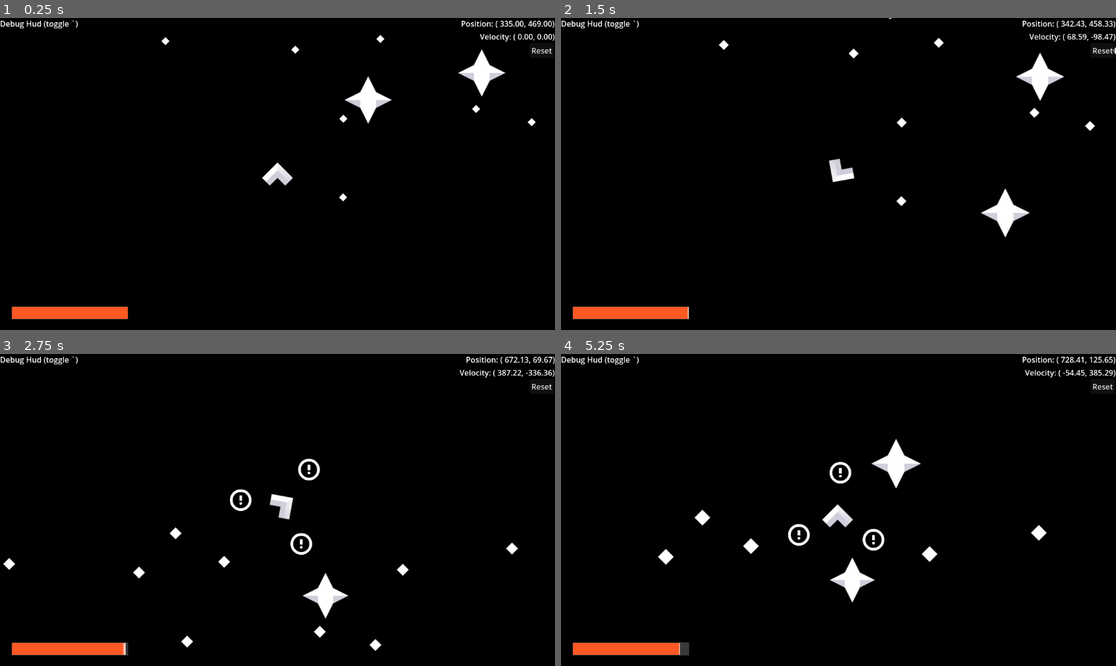
Above: before the commit, frames 1-4 (two rows, left to right).
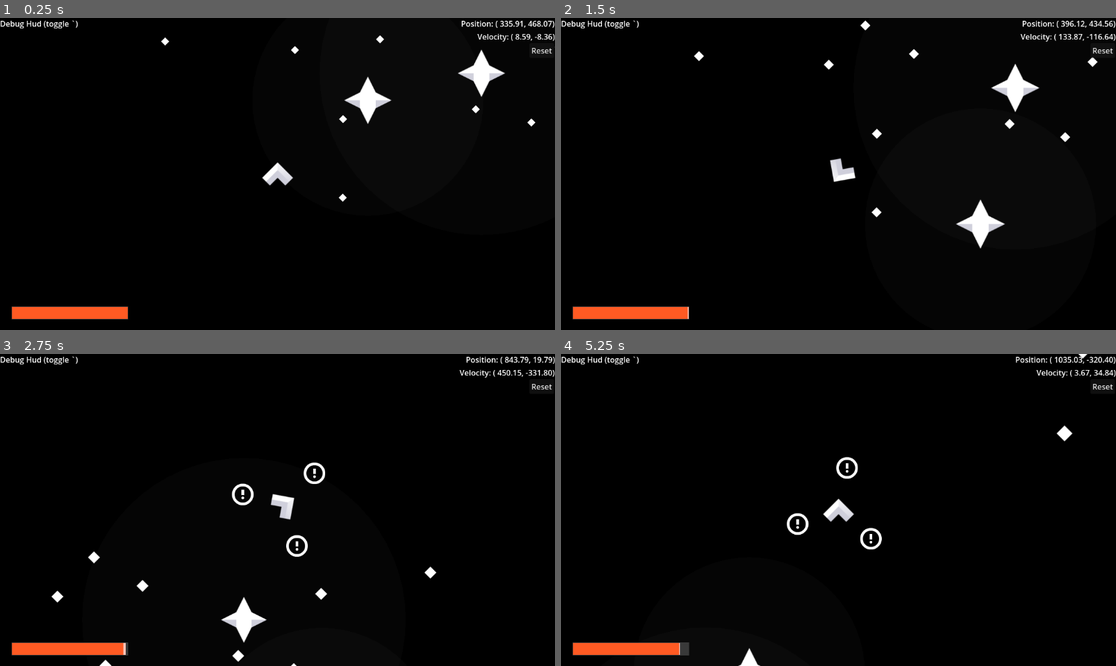
Above: after the commit, the same moments.

Repository: SpaceDemonMars/Spaceship-Slinger
Game: Godot game, scene res://Scenes/dev_testing.tscn
The game is run twice, just before and just after one commit, with the same random seed, the same clock (stepped at 60 frames per second) and the same inputs.
Inputs:
- Up to frame 1 (0.25 s): no input
- Up to frame 2 (1.5 s): hold Right (Right) 0.53-1.28 s; hold Down (ThrustBackwards) from 1.28 s (still down)
- Up to frame 3 (2.75 s): release Down (ThrustBackwards) at 2.03 s; hold Right (Right) from 2.03 s (still down)
- Up to frame 4 (5.25 s): release Right (Right) at 2.78 s; hold Down (ThrustBackwards) 2.78-3.53 s; hold Left (Left) 3.53-5.03 s; hold Down (ThrustBackwards) from 5.03 s (still down)

The runs differ from the first frame. In frame 1, 0.4% of the frame differs, in the area x 29-100%, y 0-60%; in frame 2, 2.8%; in frame 3, 2.4%; in frame 4, 2.9%, in the area x 17-100%, y 0-100%.

Commit message:
Gravity Visual

Diff:
--- /dev/null
+++ b/starship-slinger/Objects/gravity_visual.gd
@@ -0,0 +1,11 @@
+extends Area2D
+
+var obj
+var col
+
+func _ready() -> void:
+	obj = get_parent()
+	col = Color(Color.WHITE, .02)
+
+func _draw() -> void:
+	draw_circle(Vector2.ZERO, 48, col)
--- a/starship-slinger/Objects/obj_gravity.tscn
+++ b/starship-slinger/Objects/obj_gravity.tscn
@@ -1,18 +1,25 @@
-[gd_scene load_steps=6 format=3 uid="uid://b672krlvwbqre"]
+[gd_scene load_steps=7 format=3 uid="uid://b672krlvwbqre"]
 
 [ext_resource type="Script" uid="uid://dgvs2cluxd6ia" path="res://Scripts/gravity_motion.gd" id="1_50drk"]
 [ext_resource type="Texture2D" uid="uid://btba30sv1pgol" path="res://Assets/Sprites/Asteroids/star_large.png" id="1_mes75"]
+[ext_resource type="Script" uid="uid://bacexohnfskol" path="res://Objects/gravity_visual.gd" id="2_t4x7n"]
 [ext_resource type="Script" uid="uid://cj7eob7o7o26x" path="res://Scripts/star_flair.gd" id="3_65g4h"]
+
+[sub_resource type="CircleShape2D" id="CircleShape2D_t4x7n"]
+radius = 48.09366
 
 [sub_resource type="CircleShape2D" id="CircleShape2D_65g4h"]
 radius = 34.234486
 
-[sub_resource type="CircleShape2D" id="CircleShape2D_t4x7n"]
-radius = 48.09366
-
 [node name="ObjGravity" type="CharacterBody2D"]
 script = ExtResource("1_50drk")
 gravityEffected = false
+
+[node name="GravityArea" type="Area2D" parent="."]
+script = ExtResource("2_t4x7n")
+
+[node name="GravityCollision" type="CollisionShape2D" parent="GravityArea"]
+shape = SubResource("CircleShape2D_t4x7n")
 
 [node name="Sprite2D" type="Sprite2D" parent="."]
 texture = ExtResource("1_mes75")
@@ -21,10 +28,5 @@
 [node name="CollisionShape2D" type="CollisionShape2D" parent="."]
 shape = SubResource("CircleShape2D_65g4h")
 
-[node name="GravityArea" type="Area2D" parent="."]
-
-[node name="GravityCollision" type="CollisionShape2D" parent="GravityArea"]
-shape = SubResource("CircleShape2D_t4x7n")
-
 [connection signal="area_entered" from="GravityArea" to="." method="_on_gravity_area_area_entered"]
 [connection signal="area_exited" from="GravityArea" to="." method="_on_gravity_area_area_exited"]
--- a/starship-slinger/Objects/obj_player.tscn
+++ b/starship-slinger/Objects/obj_player.tscn
@@ -47,9 +47,5 @@
 scale = Vector2(0.99999994, 0.99999994)
 texture = ExtResource("4_l56h4")
 
-[node name="WarningLabel" type="Label" parent="."]
-offset_right = 40.0
-offset_bottom = 23.0
-
 [connection signal="area_entered" from="GravityArea" to="." method="_on_gravity_area_area_entered"]
 [connection signal="area_exited" from="GravityArea" to="." method="_on_gravity_area_area_exited"]
--- a/starship-slinger/Scenes/dev_testing.tscn
+++ b/starship-slinger/Scenes/dev_testing.tscn
@@ -29,6 +29,8 @@
 gravityEffected = true
 startingSpeed = 250.0
 startingDir = 90.0
+wellSize = 5.0
+showGravity = false
 
 [node name="ObjPlayspace" parent="." instance=ExtResource("6_d7lav")]
 position = Vector2(416.99997, 379)
--- a/starship-slinger/Scripts/area_warning.gd
+++ b/starship-slinger/Scripts/area_warning.gd
@@ -1,13 +1,11 @@
 extends Node2D
 
 var symbols
-var lable
 var active = true
 var setup = false
 
 # Called when the node enters the scene tree for the first time.
 func _ready() -> void:
-	lable = $"../WarningLabel"
 	var angle = 0
 	symbols = get_children()
 	for s in symbols:
--- a/starship-slinger/Scripts/gravity_motion.gd
+++ b/starship-slinger/Scripts/gravity_motion.gd
@@ -6,6 +6,7 @@
 @export var startingDir : float = 0
 @export var wellSize : float = 1 #size of an aoe the gravity on this object
 @export var objWeight : float = 1
+@export var showGravity = true
 
 var gravityHomeList: Array[Node2D]
 var gravityStrList: Array[float]
@@ -18,6 +19,8 @@
 		self.velocity = self.velocity.rotated(deg_to_rad(startingDir)) * startingSpeed
 
 	$GravityArea.scale = Vector2(wellSize,wellSize)
+	#if !showGravity:
+		#$"GravityArea".visible = false
 
 # Called every frame. 'delta' is the elapsed time since the previous frame.
 func _physics_process(delta: float) -> void:
Not shown, added: starship-slinger/Assets/Sprites/Effects/icon_borderSmall-export.png.import
Not shown, added: starship-slinger/Objects/gravity_visual.gd.uid
